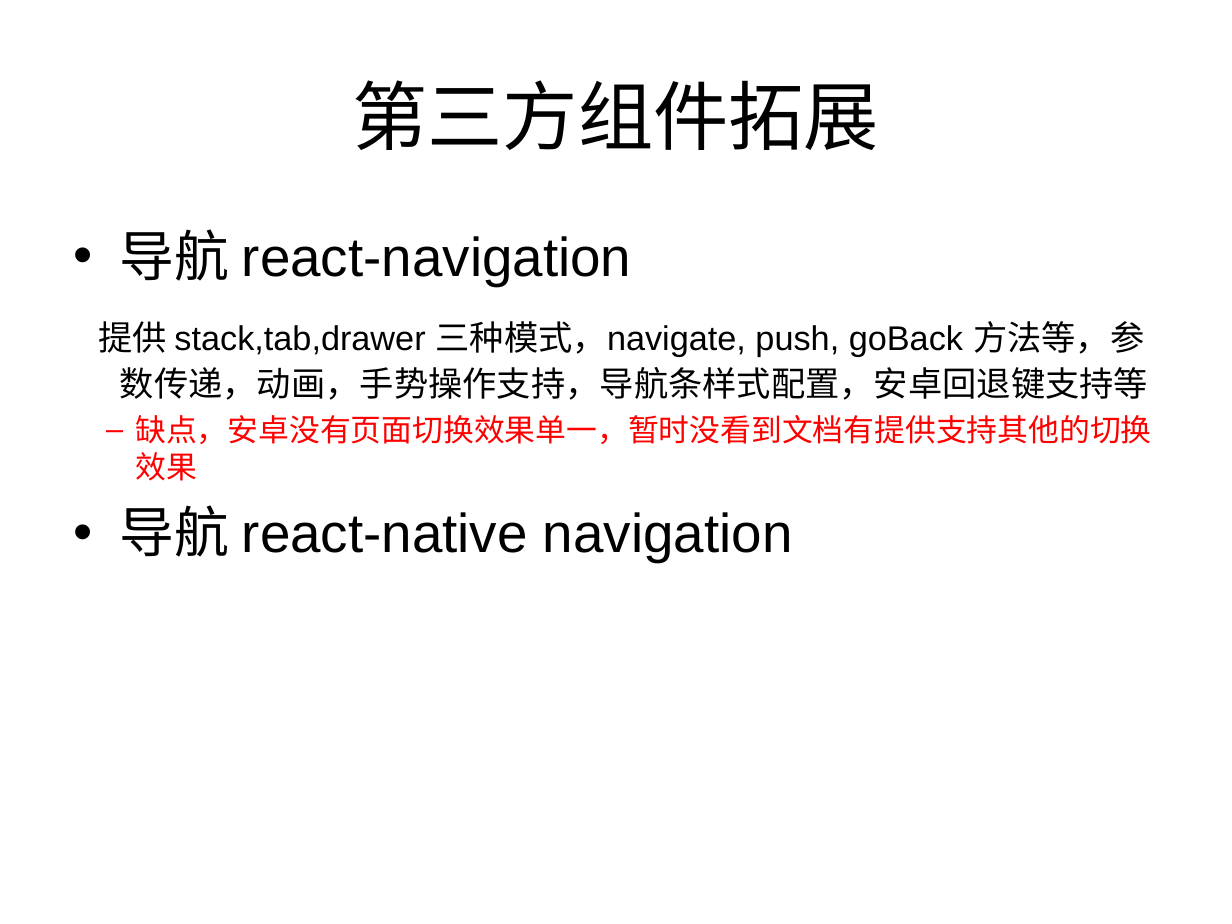
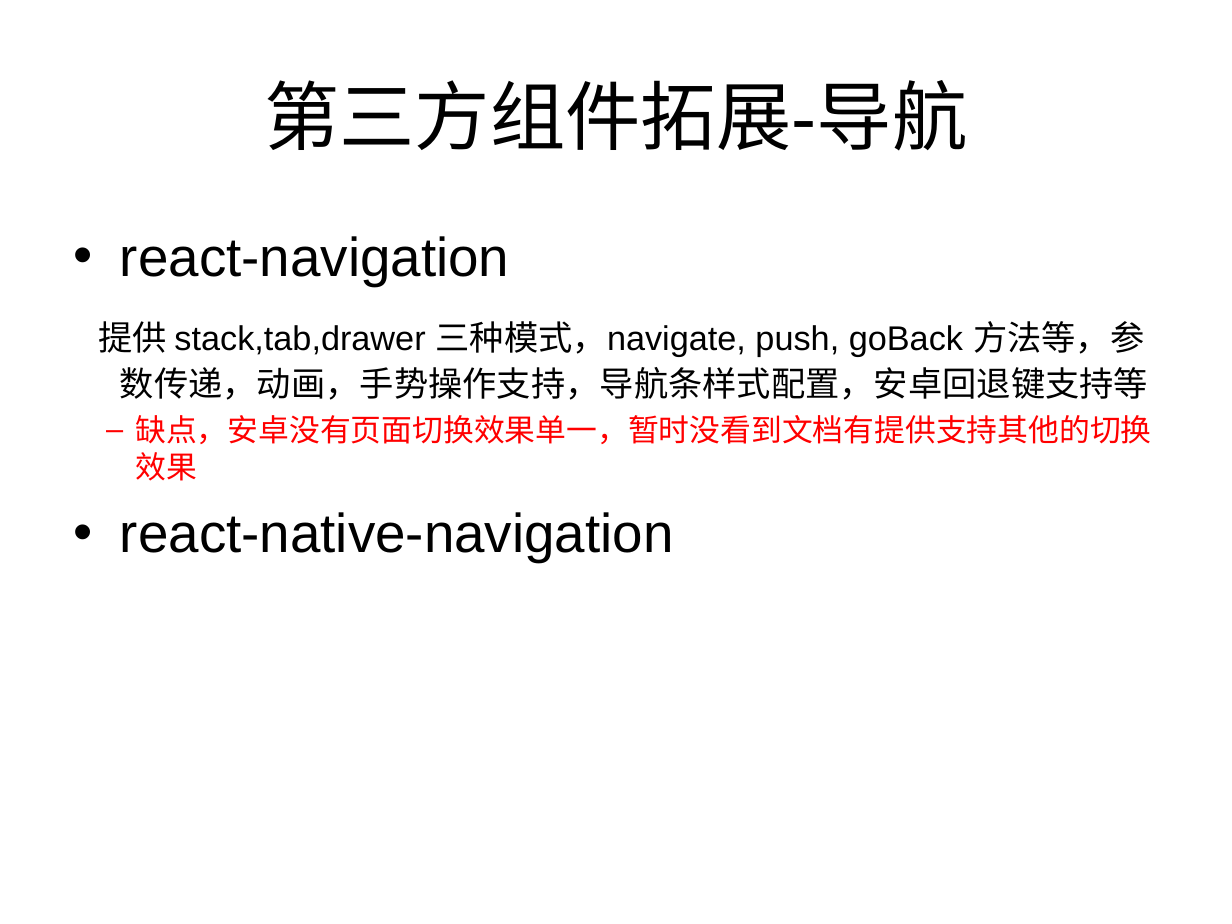
Before and after one commit to ilovezy/rnDemo, a slide deck: slide 8 of React-native 介绍.ppt. Drawn at 1232x924 pixels with LibreOffice and Linux fonts; fonts in the diff are those of the drawing. Boxes give left, top, right and bottom in pixels: in the first picture for what was removed or moved away, otherwise in the second. Text is boxed around its words. In the diff, an @@ line names an element or a change of style, - is before the commit and + after.

```diff
--- a/React-native 介绍.ppt
+++ b/React-native 介绍.ppt
@@ title at (x1=264, y1=80, x2=967, y2=151): text changed @@
-第三方组件拓展
+第三方组件拓展-导航
@@ text at (x1=120, y1=236, x2=509, y2=286): text changed @@
-• 导航 react-navigation
+• react-navigation
@@ text at (x1=120, y1=512, x2=674, y2=562): text changed @@
-• 导航 react-native navigation
+• react-native-navigation
```
Also in this commit, not shown: 2 other files.
